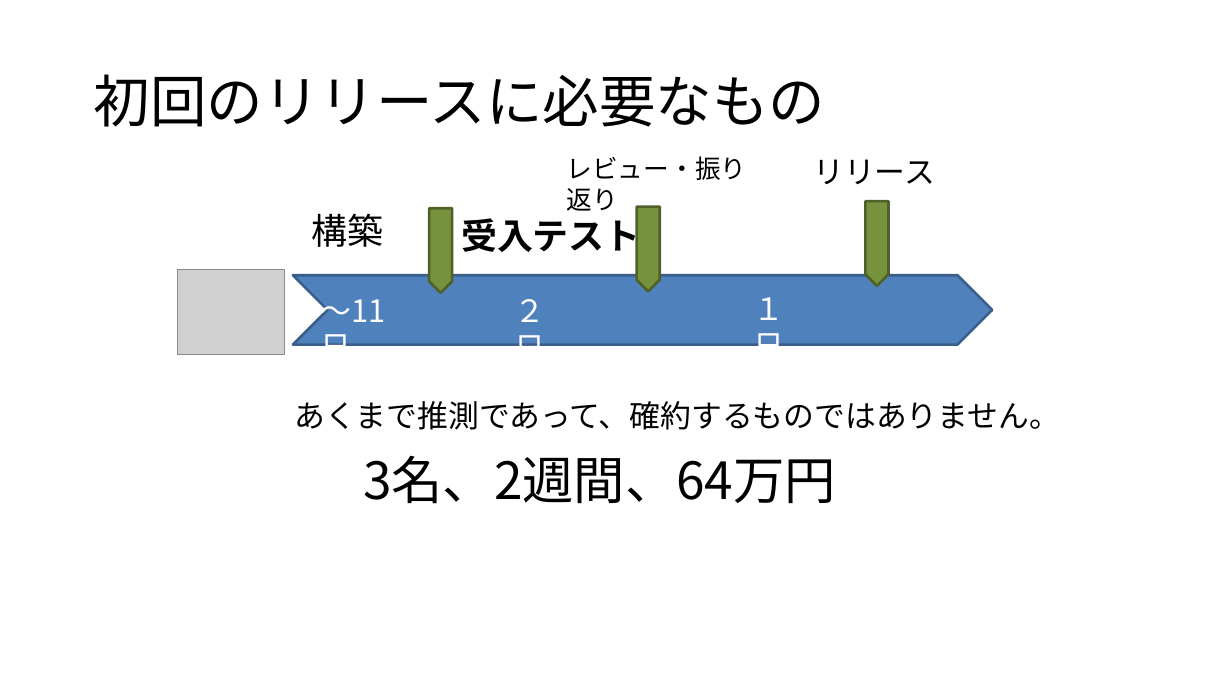
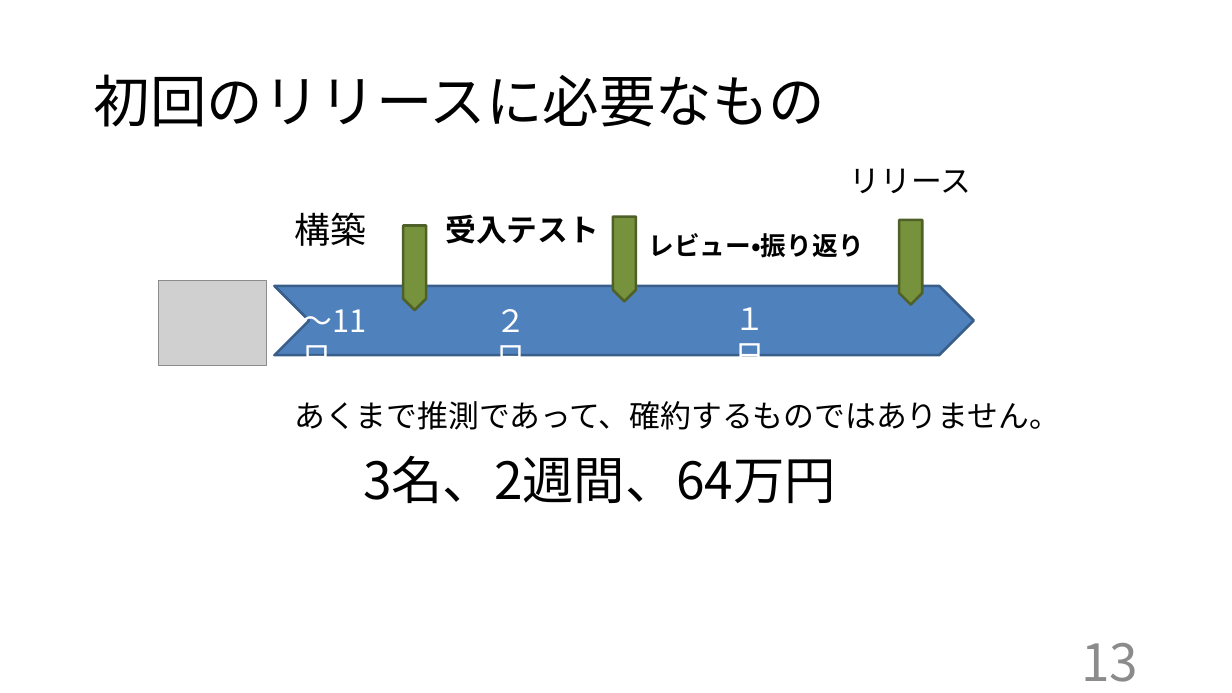
Before and after one commit to kazukiyoshida96/PM-, a slide deck: slide 13 of インセプションデッキ矢吹研A班.pptx. Drawn at 1232x693 pixels with LibreOffice and Linux fonts; fonts in the diff are those of the drawing; grey boxes stand for pictures. Boxes give left, top, right and bottom in pixels: in the first picture for what was removed or moved away, otherwise in the second. Text is boxed around its words. In the diff, an @@ line names an element or a change of style, - is before the commit and + after.

```diff
--- a/インセプションデッキ矢吹研A班.pptx
+++ b/インセプションデッキ矢吹研A班.pptx
@@ text "リリース" moved from (x1=813, y1=159, x2=935, y2=184) to (x1=850, y1=168, x2=972, y2=193) @@
@@ text "構築" moved from (x1=312, y1=213, x2=384, y2=247) to (x1=294, y1=212, x2=366, y2=246) @@
@@ text "受入テスト" moved from (x1=461, y1=213, x2=640, y2=259) to (x1=445, y1=214, x2=599, y2=244) @@
@@ text "受入テスト" at (x1=445, y1=214, x2=599, y2=244): size 28 to 24 pt @@
@@ freeform shape moved from (x1=429, y1=208, x2=452, y2=293) to (x1=403, y1=225, x2=427, y2=310) @@
@@ freeform shape moved from (x1=637, y1=207, x2=660, y2=292) to (x1=613, y1=217, x2=636, y2=302) @@
@@ text "レビュー・振り返り" moved from (x1=567, y1=156, x2=747, y2=211) to (x1=648, y1=233, x2=863, y2=258) @@
@@ text "レビュー・振り返り" at (x1=648, y1=233, x2=863, y2=258): font Noto Sans CJK JP to Arial, bold on @@
@@ freeform shape moved from (x1=866, y1=201, x2=889, y2=286) to (x1=900, y1=220, x2=923, y2=305) @@
@@ 3 texts, 1 picture, 1 chevron moved together from (x1=177, y1=270, x2=993, y2=355) to (x1=159, y1=281, x2=974, y2=366) @@
@@ page number added at (x1=1081, y1=643, x2=1138, y2=682), 40 pt, text #8C8C8C @@
+13
```
Also in this commit, not shown: 12 other slides changed, 2 other files.
